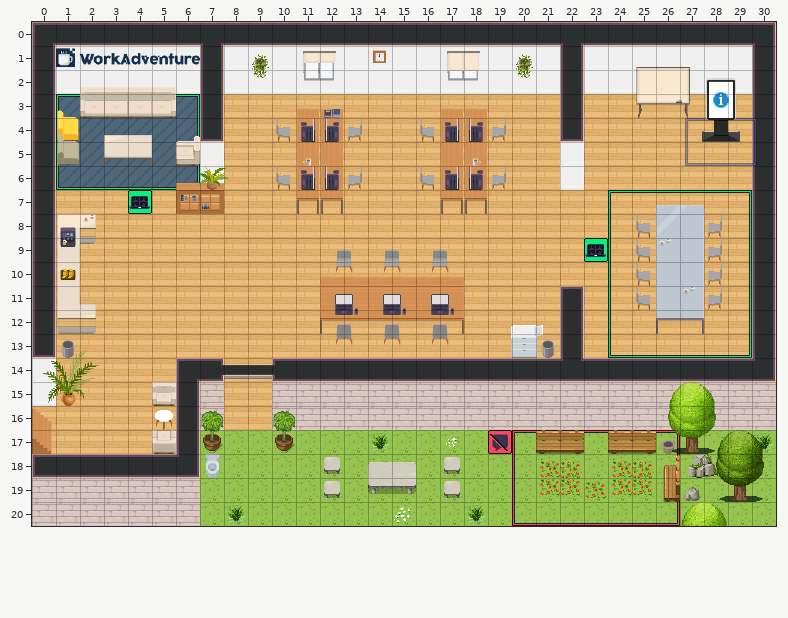
A Tiled map (JSON) gets an edit: map.tmj. The picture above was drawn from the file before the commit.
Cells are 32x32 px. Shown: x 0..30, y 0..20.
The same view after the edit:
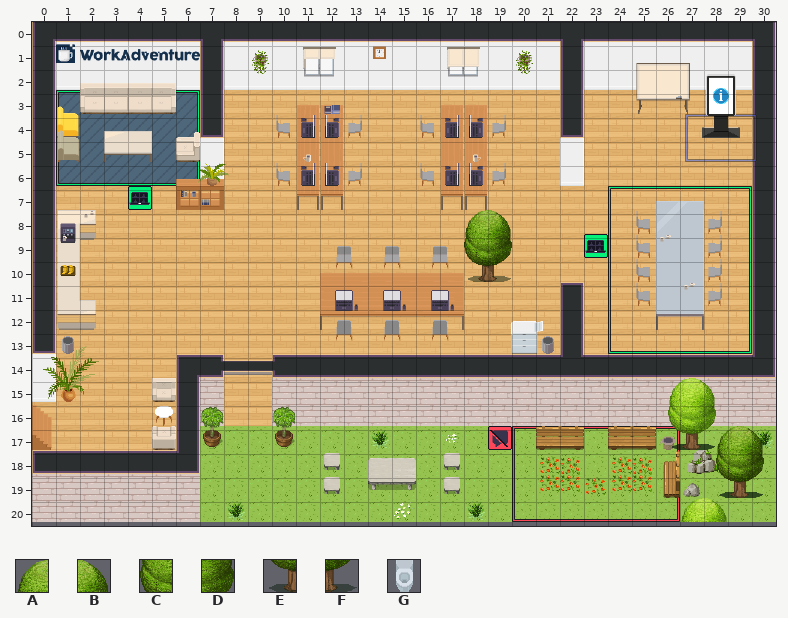
Key: from "WA_Exterior": A 0, B 1, C 25, D 26, E 50, F 51; from "WA_Other_Furniture": G 65.
_ is an empty cell.
Tiles of an added or newly shown layer are drawn over the layers below it.
From old to new:
layer "start" offset 0,0 -> 0,-5 px
layer "collisions" offset 0,0 -> 0,-5 px
layer "floor/floor1" offset 0,0 -> 0,-5 px
layer "floor/floor2" offset 0,0 -> 0,-5 px
layer "walls/walls1" offset 0,0 -> 0,-5 px
layer "walls/walls2" offset 0,0 -> 0,-5 px
layer "furniture/furniture1" offset 0,0 -> 0,-5 px
layer "furniture/furniture2" offset 0,0 -> 0,-5 px
layer "furniture/furniture3" offset 0,0 -> 0,-5 px
layer "above/above1" offset 0,0 -> 0,-5 px
layer "above/above2" offset 0,0 -> 0,-5 px
layer "scoreBoard" offset 7,0 -> 7,-5 px
Layer "furniture/sign" (removed):
y 18: x 7 G -> _
Layer "seller #2" (added):
y 8: x 18..19 __ -> AB
y 9: x 18..19 __ -> CD
y 10: x 18..19 __ -> EF
